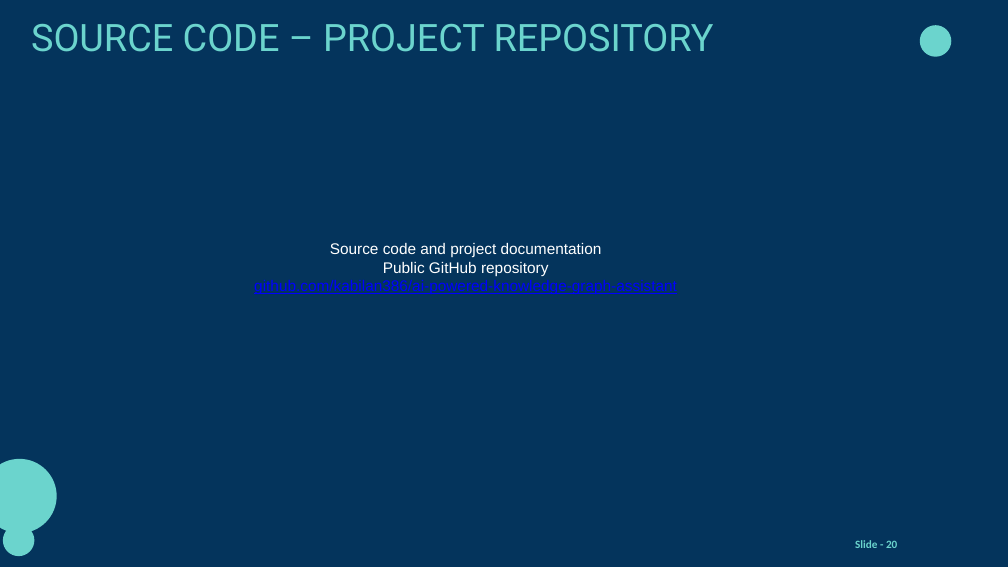
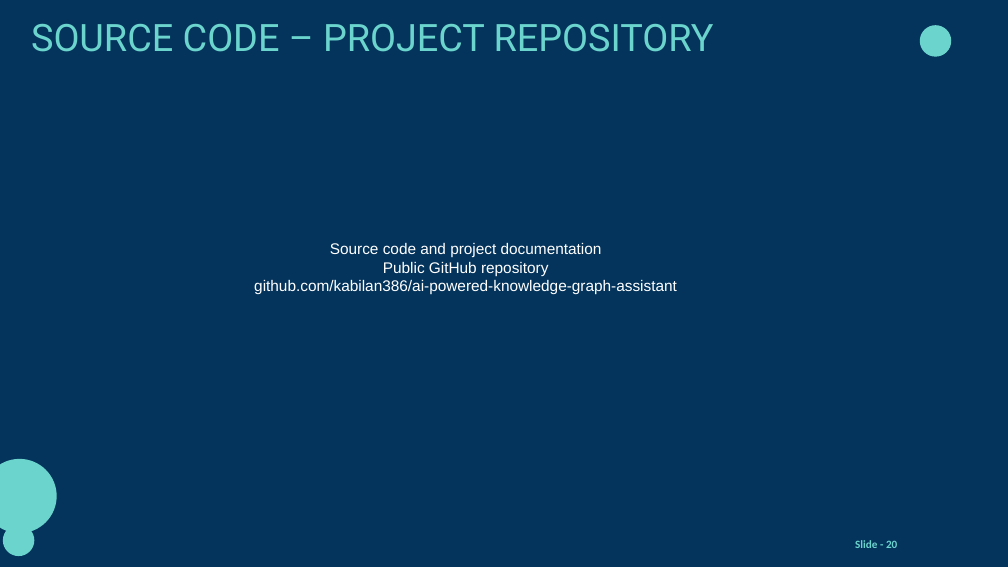
Before and after one commit to kabilan386/ai-powered-knowledge-graph-assistant, a slide deck: slide 20 of presentations/GraphRAG_Project_Viva_Template.pptx. Drawn at 1008x567 pixels with LibreOffice and Linux fonts; fonts in the diff are those of the drawing; background and template pictures are left out. Boxes give left, top, right and bottom in pixels: in the first picture for what was removed or moved away, otherwise in the second. Text is boxed around its words. In the diff, an @@ line names an element or a change of style, - is before the commit and + after.

Commit message:
Improve contrast on diagrams and repository link

```diff
--- a/presentations/GraphRAG_Project_Viva_Template.pptx
+++ b/presentations/GraphRAG_Project_Viva_Template.pptx
@@ text at (x1=254, y1=280, x2=677, y2=295): text colour #0000FF to #FFFFFF, underline off in "github.com/kabilan386/ai-powered-knowledge-graph-assistant" @@
```
Also in this commit, not shown: 16 other slides changed, 1 other file.
